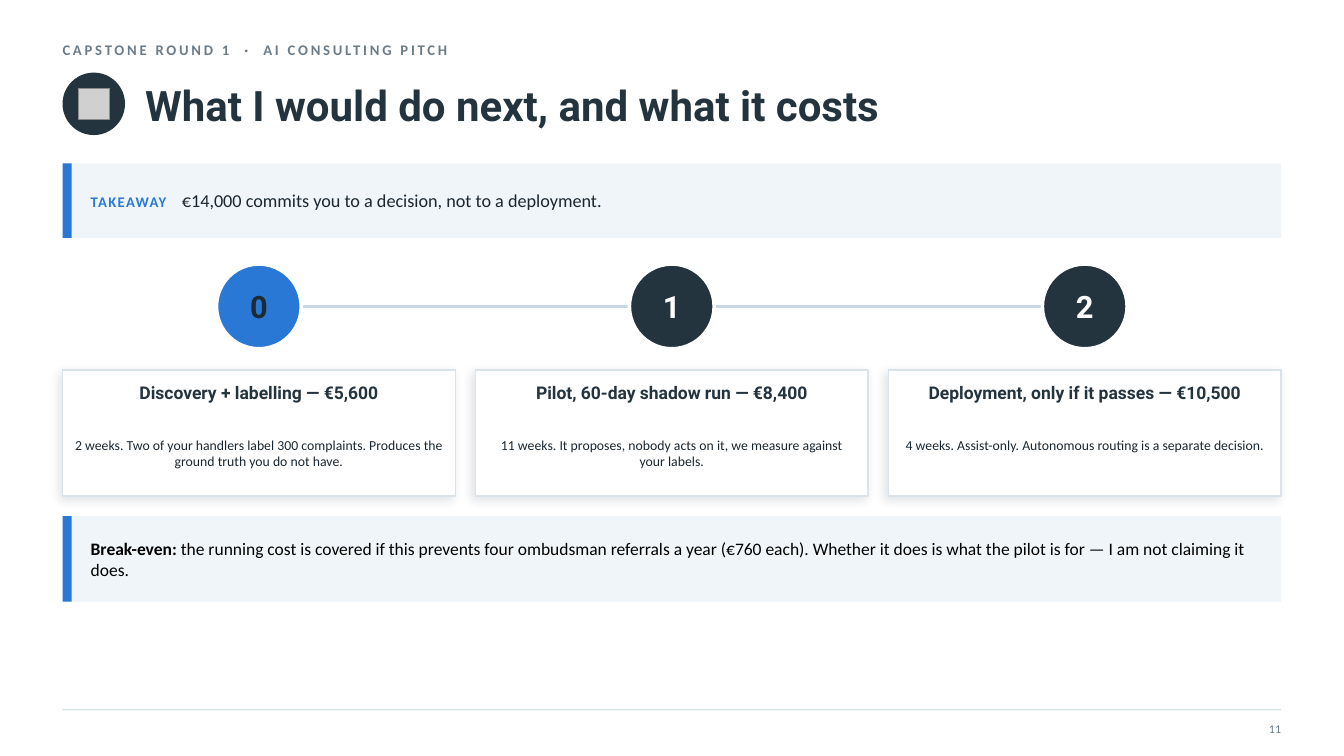
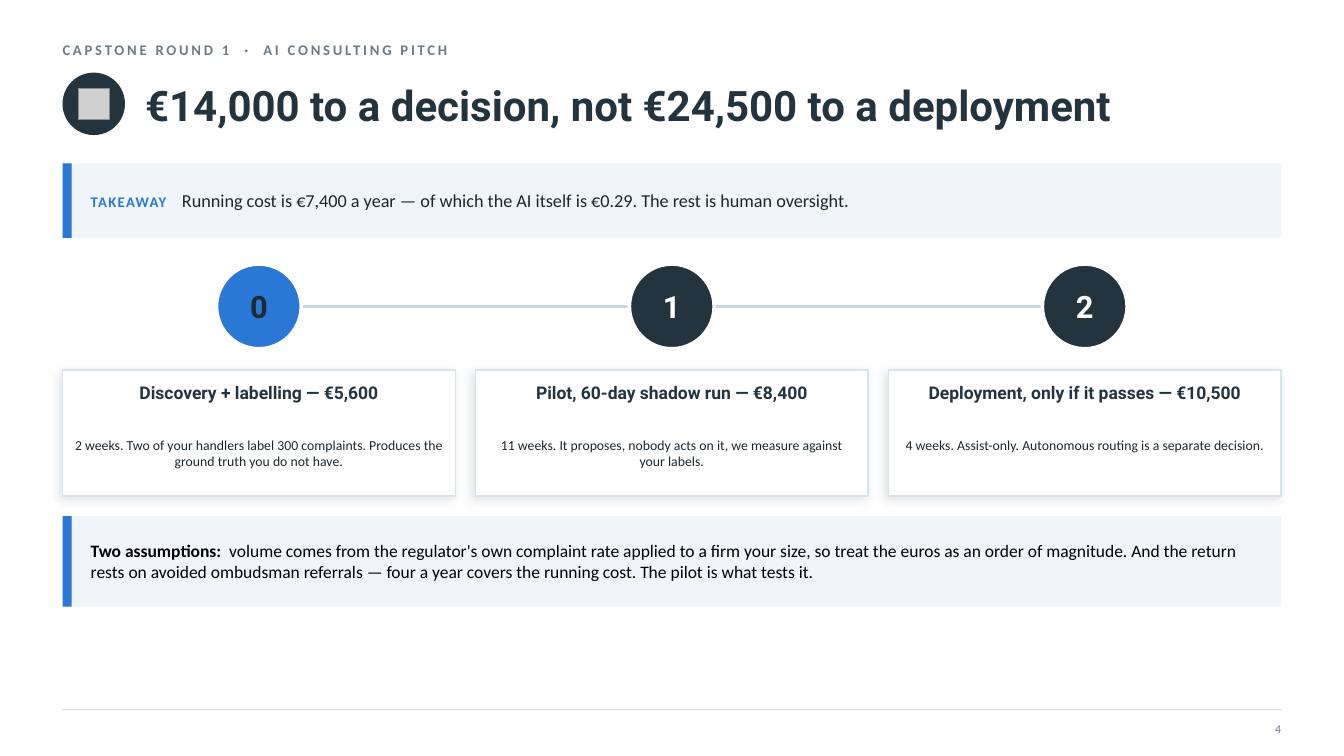
Before and after one commit to nyelugo/PROJECT-Capstone-AI-Consulting, a slide deck: slide 5 of presentation/round1_pitch.pptx (slide 12 before the commit). Drawn at 1344x756 pixels with LibreOffice and Linux fonts; fonts in the diff are those of the drawing; grey boxes stand for pictures. Boxes give left, top, right and bottom in pixels: in the first picture for what was removed or moved away, otherwise in the second. Text is boxed around its words. In the diff, an @@ line names an element or a change of style, - is before the commit and + after.

```diff
--- a/presentation/round1_pitch.pptx
+++ b/presentation/round1_pitch.pptx
@@ text at (x1=145, y1=89, x2=1110, y2=130): text changed @@
-What I would do next, and what it costs
+€14,000 to a decision, not €24,500 to a deployment
@@ text at (x1=91, y1=194, x2=848, y2=210): text changed @@
-TAKEAWAY €14,000 commits you to a decision, not to a deployment.
+TAKEAWAY Running cost is €7,400 a year — of which the AI itself is €0.29. The rest is human oversight.
@@ rectangle resized from (x1=63, y1=516, x2=1281, y2=602) to (x1=63, y1=516, x2=1281, y2=607) @@
@@ rectangle resized from (x1=63, y1=516, x2=72, y2=602) to (x1=63, y1=516, x2=72, y2=607) @@
@@ text at (x1=91, y1=544, x2=1236, y2=581): text changed @@
-Break-even: the running cost is covered if this prevents four ombudsman referrals a year (€760 each). Whether it does is what the pilot is for — I am not claiming it does.
+Two assumptions: volume comes from the regulator's own complaint rate applied to a firm your size, so treat the euros as an order of magnitude. And the return rests on avoided ombudsman referrals — four a year covers the running cost. The pilot is what tests it.
@@ text at (x1=1275, y1=725, x2=1281, y2=733): text changed @@
-11
+4
```
Also in this commit, not shown: 11 other slides changed, 1 slide added, 4 slides removed, 2 other files.
